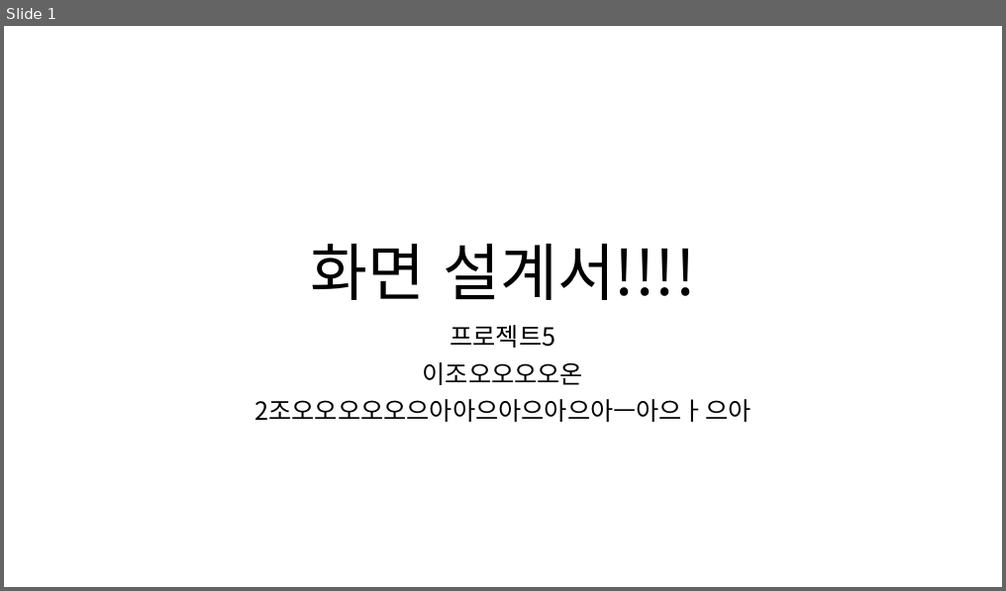
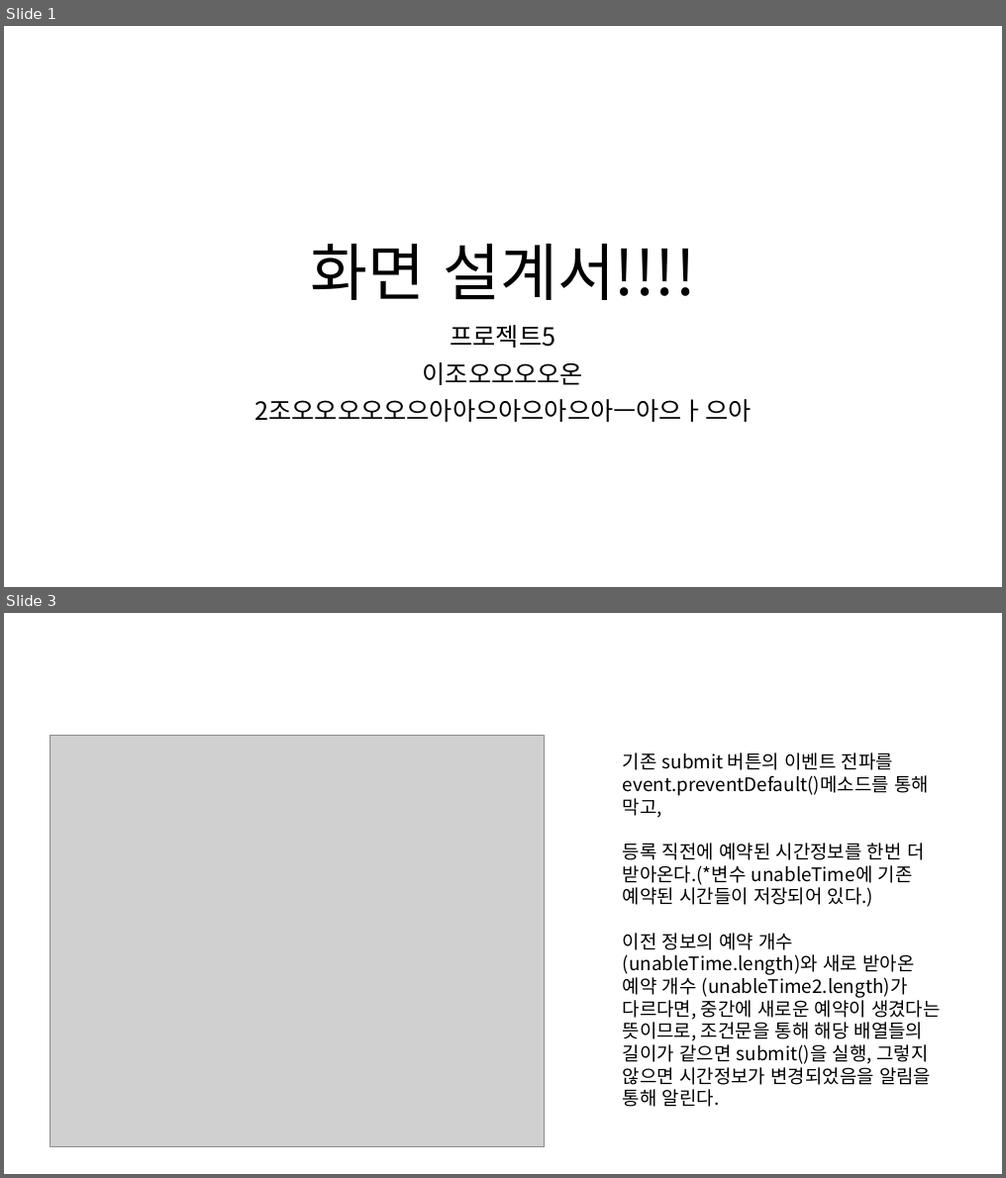
Before and after one commit to ezenteam2/e-Zone, a slide deck: 0 발표용 파워포인트/0501 5차발표/0501 project05 - 파워포인트 - 형준.pptx. Shown one above the other, each under a label of ours: slide 1 before the commit, slides 1 and 3 after it; the slides between them are not shown. The pictures are 1006x591 and 1006x1178 pixels, drawn with LibreOffice and Linux fonts; fonts in the diff are those of the drawing; grey boxes stand for pictures. Boxes give left, top, right and bottom in pixels: in the first picture for what was removed or moved away, otherwise in the second. Text is boxed around its words. In the diff, an @@ line names an element or a change of style, - is before the commit and + after.

```diff
--- a/0 발표용 파워포인트/0501 5차발표/0501 project05 - 파워포인트 - 형준.pptx
+++ b/0 발표용 파워포인트/0501 5차발표/0501 project05 - 파워포인트 - 형준.pptx
@@ slide 3 added at [4,613,1002,1174], background #FFFFFF @@
@@ picture added at [50,735,544,1148] @@
@@ text added at [623,753,941,1107], 18 pt, text #000000 @@
+기존 submit 버튼의 이벤트 전파를 event.preventDefault()메소드를 통해 막고,
+등록 직전에 예약된 시간정보를 한번 더 받아온다.(*변수 unableTime에 기존 예약된 시간들이 저장되어 있다.)
+이전 정보의 예약 개수 (unableTime.length)와 새로 받아온 예약 개수 (unableTime2.length)가 다르다면, 중간에 새로운 예약이 생겼다는 뜻이므로, 조건문을 통해 해당 배열들의 길이가 같으면 submit()을 실행, 그렇지 않으면 시간정보가 변경되었음을 알림을 통해 알린다.
```
Also in this commit, not shown: 1 other slide added, 10 other files.
